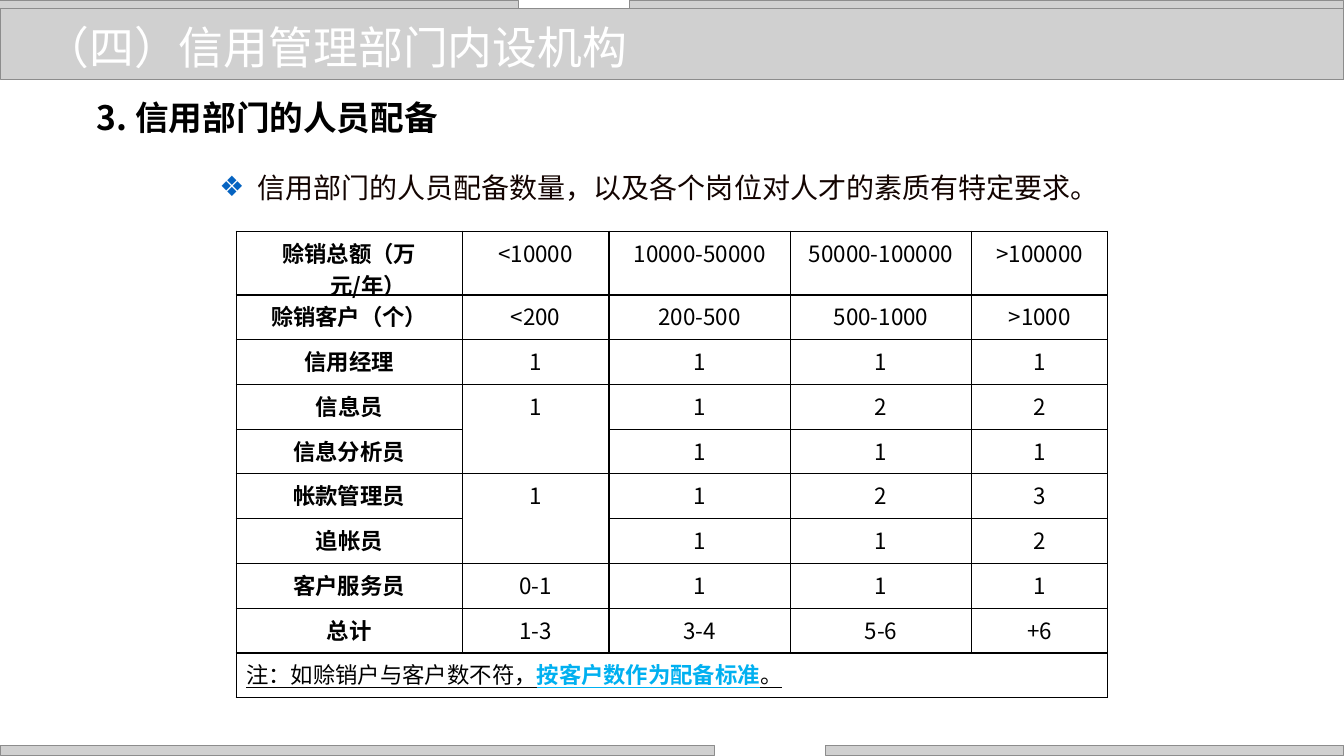
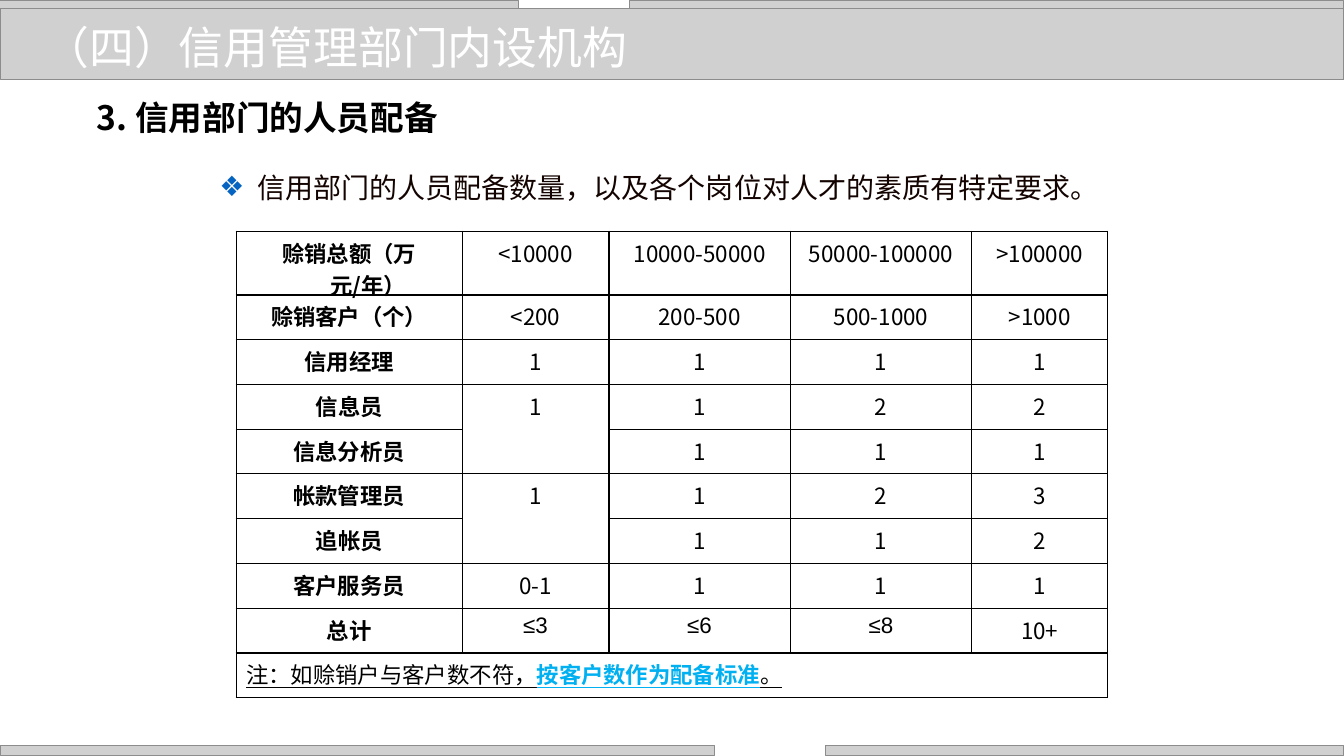
Before and after one commit to zhangjianzhang/internet_credit, a slide deck: slide 29 of files/slides/lecture_8.pptx. Drawn at 1344x756 pixels with LibreOffice and Linux fonts; fonts in the diff are those of the drawing; grey boxes stand for pictures; background and template pictures are left out. Boxes give left, top, right and bottom in pixels: in the first picture for what was removed or moved away, otherwise in the second. Text is boxed around its words. In the diff, an @@ line names an element or a change of style, - is before the commit and + after.

```diff
--- a/files/slides/lecture_8.pptx
+++ b/files/slides/lecture_8.pptx
@@ table at <box>236,231,1108,692</box> @@
-row 9: 总计 | 1-3 | 3-4 | 5-6 | +6
+row 9: 总计 | ≤3 | ≤6 | ≤8 | 10+
```
Also in this commit, not shown: 10 other slides changed, 5 slides removed, 10 other files.
